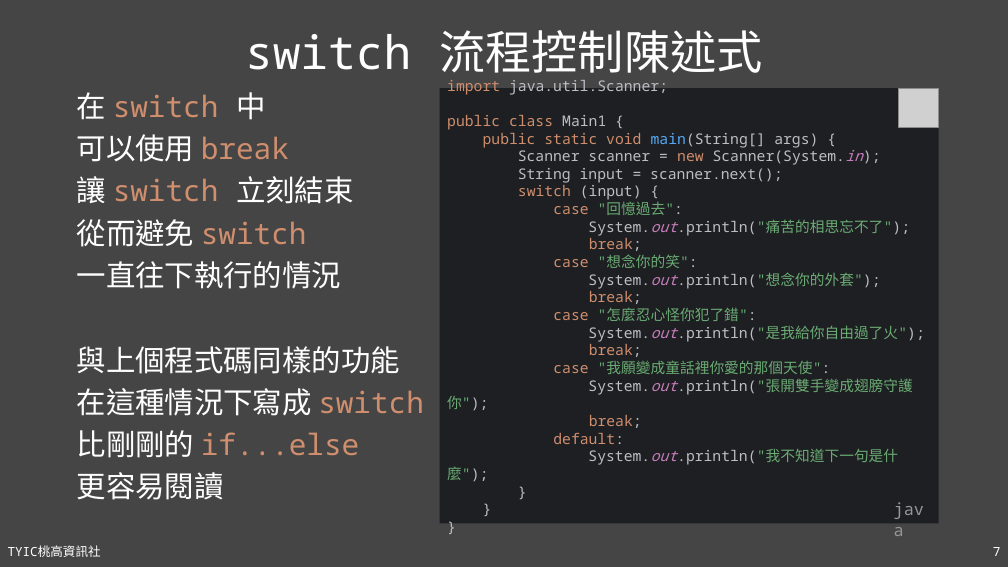
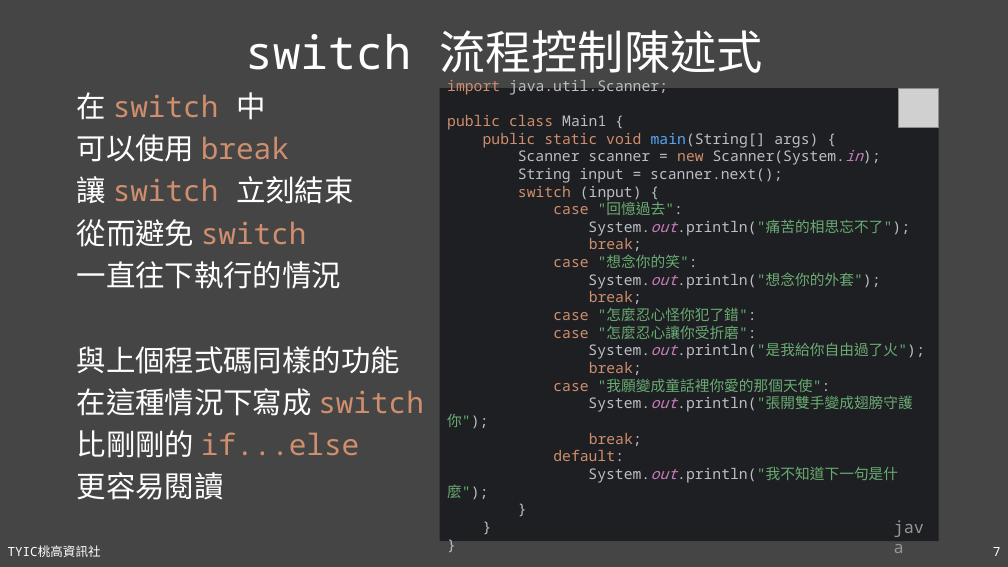
Before and after one commit to TYSHIC/slides, a slide deck: slide 7 of powerpoint/06_流程控制.pptx. Drawn at 1008x567 pixels with LibreOffice and Linux fonts; fonts in the diff are those of the drawing; grey boxes stand for pictures. Boxes give left, top, right and bottom in pixels: in the first picture for what was removed or moved away, otherwise in the second. Text is boxed around its words. In the diff, an @@ line names an element or a change of style, - is before the commit and + after.

```diff
--- a/powerpoint/06_流程控制.pptx
+++ b/powerpoint/06_流程控制.pptx
@@ rectangle "import java.util.Scanner; public class Main1 ...": place and size @@
-rectangle "import java.util.Scanner; public class Main1 ..." at <box>440,88,939,524</box>
+rectangle "import java.util.Scanner; public class Main1 ..." at <box>440,88,939,541</box>
@@ text in rectangle at <box>447,80,925,499</box>: text changed @@
-import java.util.Scanner;
-public class Main1 {
-public static void main(String[] args) {
-Scanner scanner = new Scanner(System.in);
-String input = scanner.next();
-switch (input) {
-case "回憶過去":
-System.out.println("痛苦的相思忘不了");
-break;
-case "想念你的笑":
-System.out.println("想念你的外套");
-break;
-case "怎麼忍心怪你犯了錯":
-System.out.println("是我給你自由過了火");
-break;
-case "我願變成童話裡你愛的那個天使":
-System.out.println("張開雙手變成翅膀守護你");
-break;
-default:
-System.out.println("我不知道下一句是什麼");
-}
-}
-}
+import java.util.Scanner;
+public class Main1 {
+public static void main(String[] args) {
+Scanner scanner = new Scanner(System.in);
+String input = scanner.next();
+switch (input) {
+case "回憶過去":
+System.out.println("痛苦的相思忘不了");
+break;
+case "想念你的笑":
+System.out.println("想念你的外套");
+break;
+case "怎麼忍心怪你犯了錯":
+case "怎麼忍心讓你受折磨":
+System.out.println("是我給你自由過了火");
+break;
+case "我願變成童話裡你愛的那個天使":
+System.out.println("張開雙手變成翅膀守護你");
+break;
+default:
+System.out.println("我不知道下一句是什麼");
+}
+}
+}
@@ text "java": place and size @@
-text "java" at <box>886,495,938,523</box>
+text "java" at <box>886,513,938,541</box>
```
Also in this commit, not shown: 4 other slides changed, 1 slide added, 1 other file.
